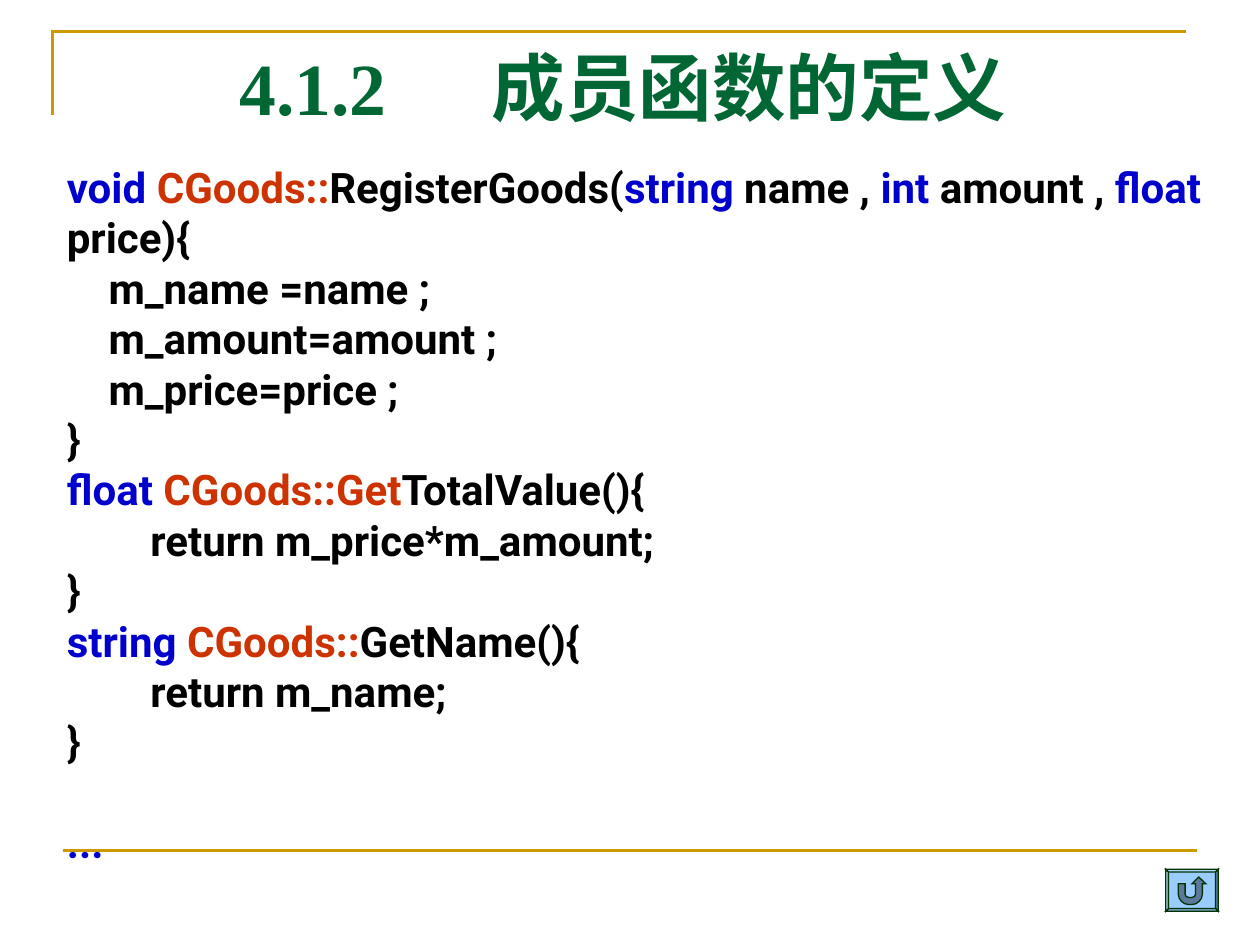
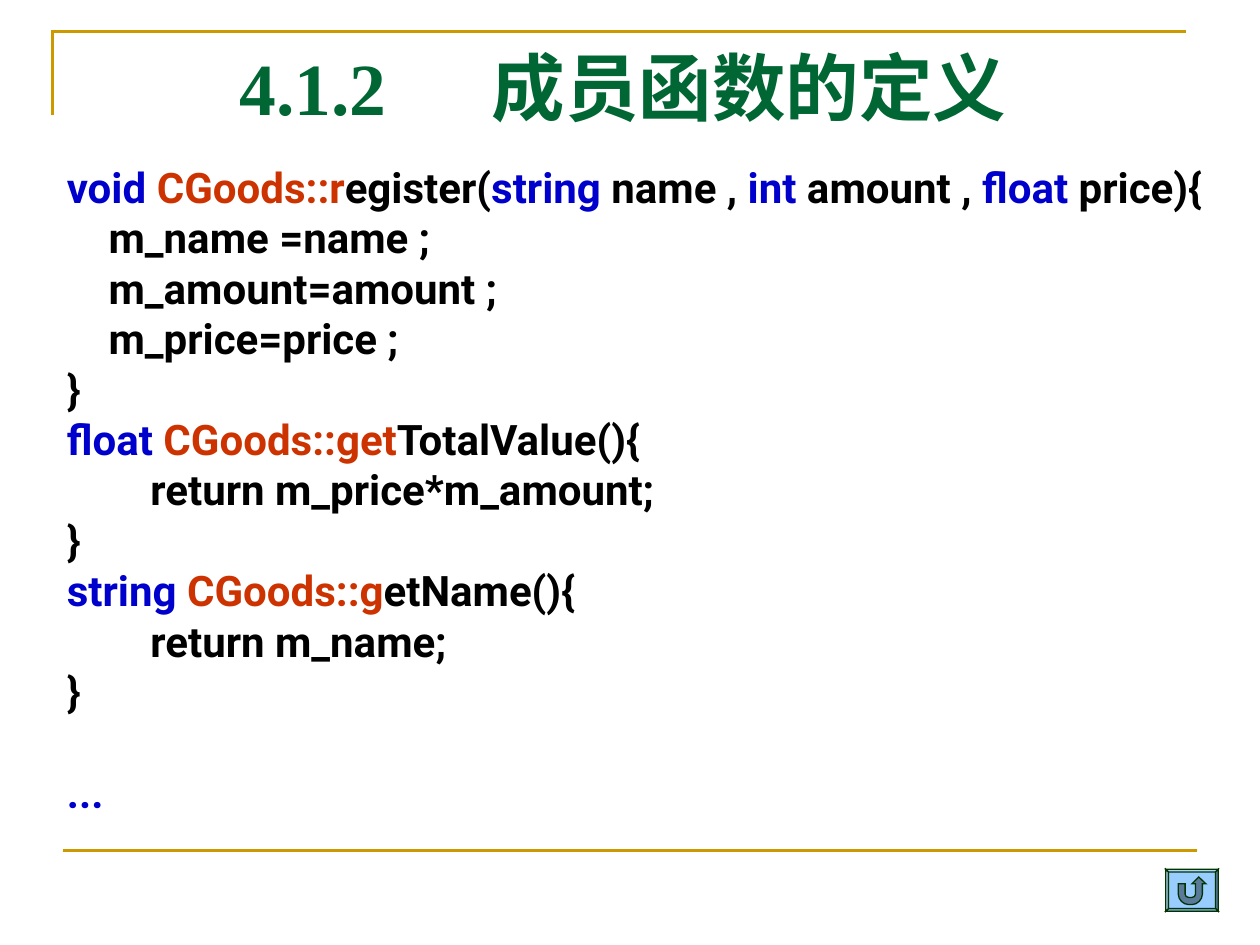
Before and after one commit to Changhe160/Changhe160.github.io, a slide deck: slide 66 of teachingRes/Cplusplus/unit04类与对象.ppt (slide 70 before the commit). Drawn at 1260x945 pixels with LibreOffice and Linux fonts; fonts in the diff are those of the drawing. Boxes give left, top, right and bottom in pixels: in the first picture for what was removed or moved away, otherwise in the second. Text is boxed around its words. In the diff, an @@ line names an element or a change of style, - is before the commit and + after.

```diff
--- a/teachingRes/Cplusplus/unit04类与对象.ppt
+++ b/teachingRes/Cplusplus/unit04类与对象.ppt
@@ text at [67, 170, 1202, 212]: text changed @@
-void CGoods::RegisterGoods(string name , int amount , float price){
+void CGoods::register(string name , int amount , float price){
@@ text at [67, 422, 640, 464]: text changed @@
-float CGoods::GetTotalValue(){
+float CGoods::getTotalValue(){
@@ text at [67, 573, 575, 615]: text changed; text colour #000000 to #CC3300 @@
-string CGoods::GetName(){
+string CGoods::getName(){
```
Also in this commit, not shown: 18 other slides changed, 6 slides removed.
